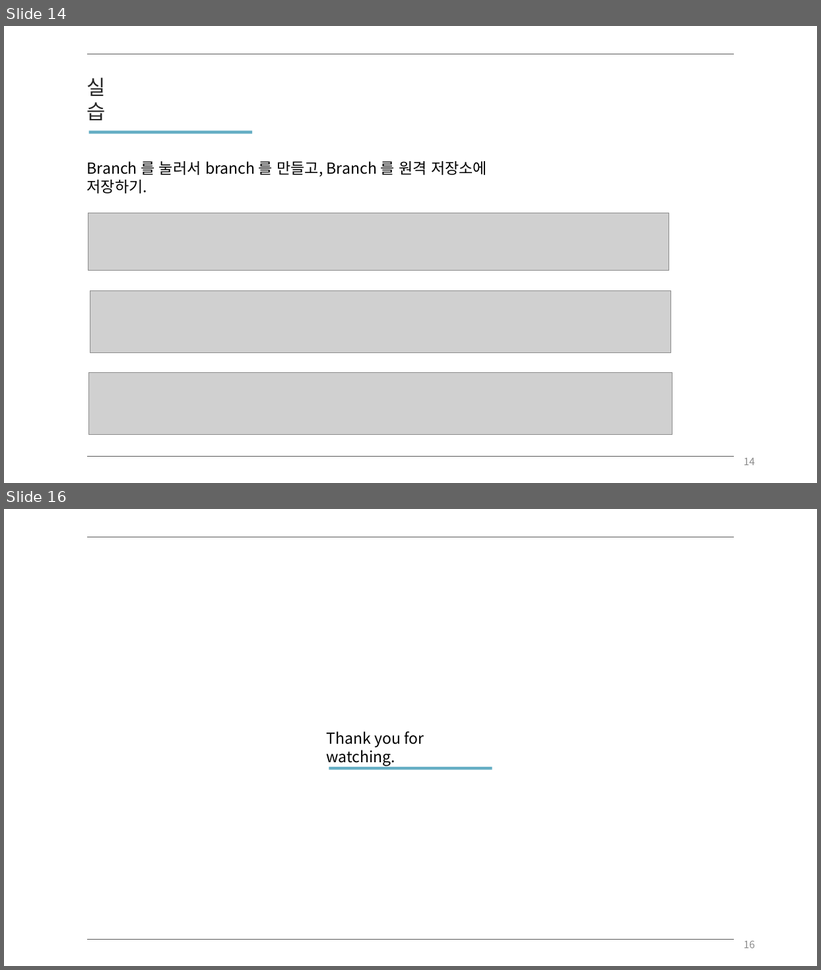
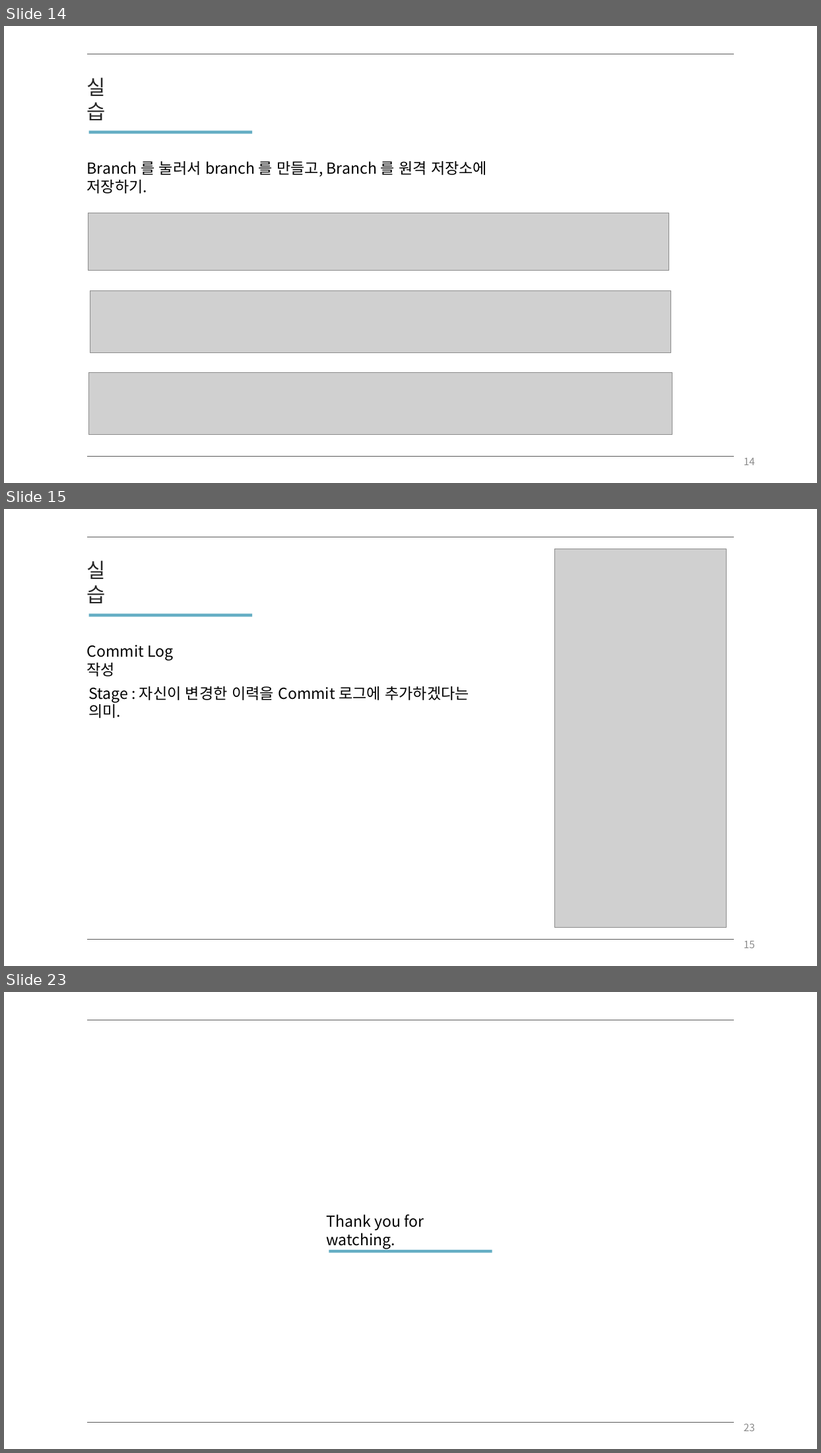
Before and after one commit to DongSang2Mong/study, a slide deck: Github 강의.pptx. Shown one above the other, each under a label of ours: slides 14 and 16 before the commit, slides 14, 15 and 23 after it; the slides between them are not shown. The pictures are 821x970 and 821x1453 pixels, drawn with LibreOffice and Linux fonts; fonts in the diff are those of the drawing; grey boxes stand for pictures. Boxes give left, top, right and bottom in pixels: in the first picture for what was removed or moved away, otherwise in the second. Text is boxed around its words. In the diff, an @@ line names an element or a change of style, - is before the commit and + after.

Commit message:
변경한 내용 추가
이걸 또 하냐고요!!!

```diff
--- a/Github 강의.pptx
+++ b/Github 강의.pptx
@@ slide 15 added at (4,509,817,966), background #FFFFFF @@
@@ line added from (87, 537) to (734, 537), #595959 0.5 pt @@
@@ text added at (87,560,106,603), 24 pt, text #262626 @@
+실습
@@ picture added at (555,549,727,927) @@
@@ rectangle added at (88,614,252,617), fill #65AEC4 @@
@@ text added at (87,645,173,677), 18 pt, text #000000 @@
+Commit Log 작성
@@ text added at (88,687,469,702), 18 pt, text #000000 @@
+Stage : 자신이 변경한 이력을 Commit 로그에 추가하겠다는 의미.
@@ line added from (87, 940) to (734, 940), #595959 0.5 pt @@
@@ page number added at (744,941,755,949), 12 pt, text #8C8C8C @@
+15
@@ what was slide 16 is now slide 23 @@
@@ page number at (744,1424,755,1432): text changed @@
-16
+23
```
Also in this commit, not shown: 7 other slides added, 1 slide removed, 1 other file.
